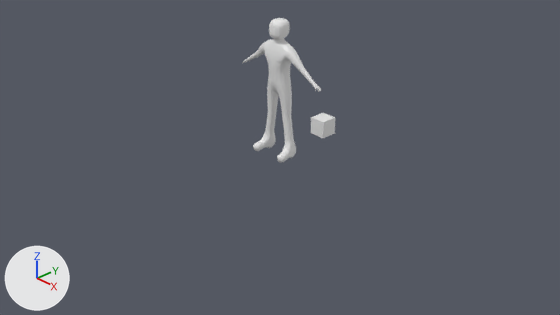
An edit to the Blender file character_and_rig.blend, drawn before and after from the same camera.
One viewpoint serves both versions: the file's camera 'Camera'. Every picture has the same lights, and +X, +Y and +Z are marked at lower left.

Script lines for the objects in view, before the commit:
```python
me_cube = bpy.data.meshes.new('Cube')
me_cube.from_pydata(...)  # a box spanning x -1.0..1.0, y -1.0..1.0, z -1.0..1.0
me_cube.materials.append(mat_material)  # white #e7e7e7
me_cube_001 = bpy.data.meshes.new('Cube.001')
me_cube_001.from_pydata(...)  # 366 vertices, 382 faces, 1 loose edge; spans x -0.16..0.29, y -0.78..0.78, z -1.87..0.15
ob_cube = bpy.data.objects.new('Cube', me_cube)
ob_cube.location = (1.099, -0.267, 0.882)
ob_cube.scale = (0.111, 0.111, 0.111)
ob_cube_001 = bpy.data.objects.new('Cube.001', me_cube_001)
ob_cube_001.location = (0.0, 0.0, 1.862)
ob_cube_001.rotation_euler = (0.0, 0.0, -1.571)  # degrees (0, 0, -90)
_m = ob_cube_001.modifiers.new('Subdivision', 'SUBSURF')
```
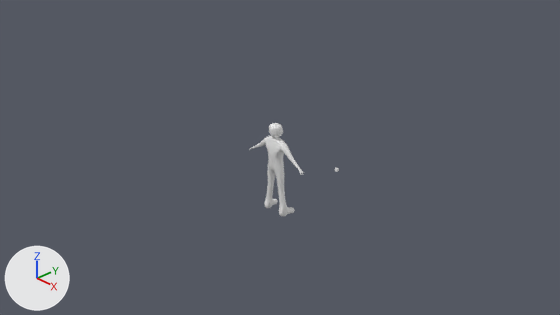
Where the newer file only moved an object's origin or applied its transform, the numbers keep the older frame.

Location of each change, (x1, y1, x2, y2) in pixels of the pictures (560 x 315 px):
'Cube.001', mesh turned
    before: (242, 18, 321, 163)
    after: (249, 123, 304, 217)
'Cube', moved, rescaled
    before: (311, 113, 335, 138)
    after: (335, 168, 339, 172)

Patch to the scene script:
```diff
--- a/character_and_rig.blend.py
+++ b/character_and_rig.blend.py
@@ me_cube_001 @@
 me_cube_001.from_pydata(...)  # 366 vertices, 382 faces, 1 loose edge; spans x -0.16..0.29, y -0.78..0.78, z -1.87..0.15
 # used by ob_cube_001; location = (0.0, 0.0, 1.862); rotation_euler = (0.0, 0.0, -1.571), in degrees (0, 0, -90)
+# me_cube_001 part 1: the whole mesh is turned 180 degrees about the z axis through its middle and scaled by 0.727, then moved by (-0.04, 0.0, -1.24)
@@ ob_cube @@
 ob_cube = bpy.data.objects.new('Cube', me_cube)
-ob_cube.location = (1.099, -0.267, 0.882)
-ob_cube.scale = (0.111, 0.111, 0.111)
+ob_cube.location = (0.729, 0.44, -0.147)
+ob_cube.scale = (0.021, 0.021, 0.021)
```
